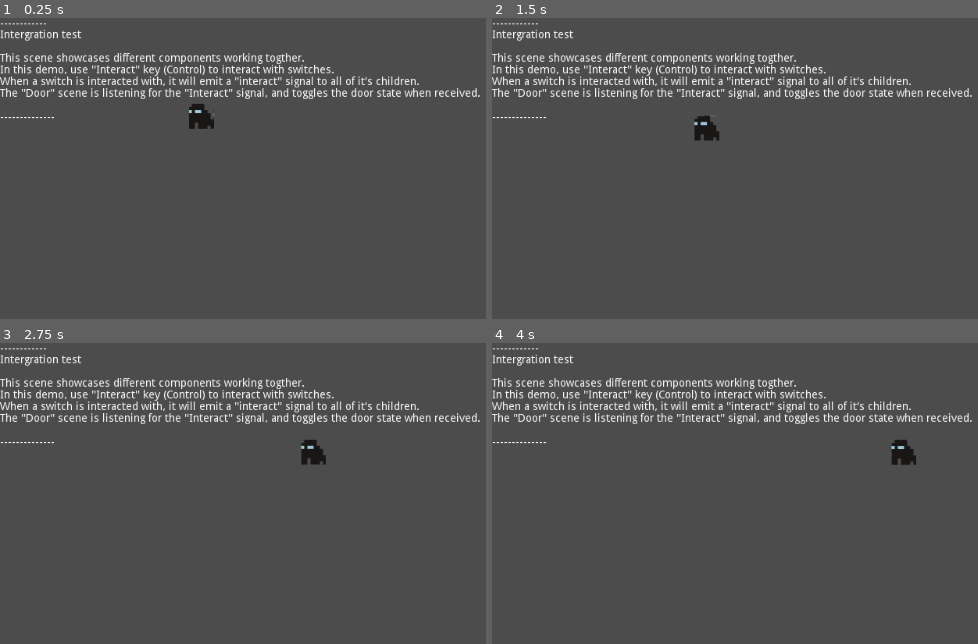
Above: before the commit, frames 1-4 (two rows, left to right).
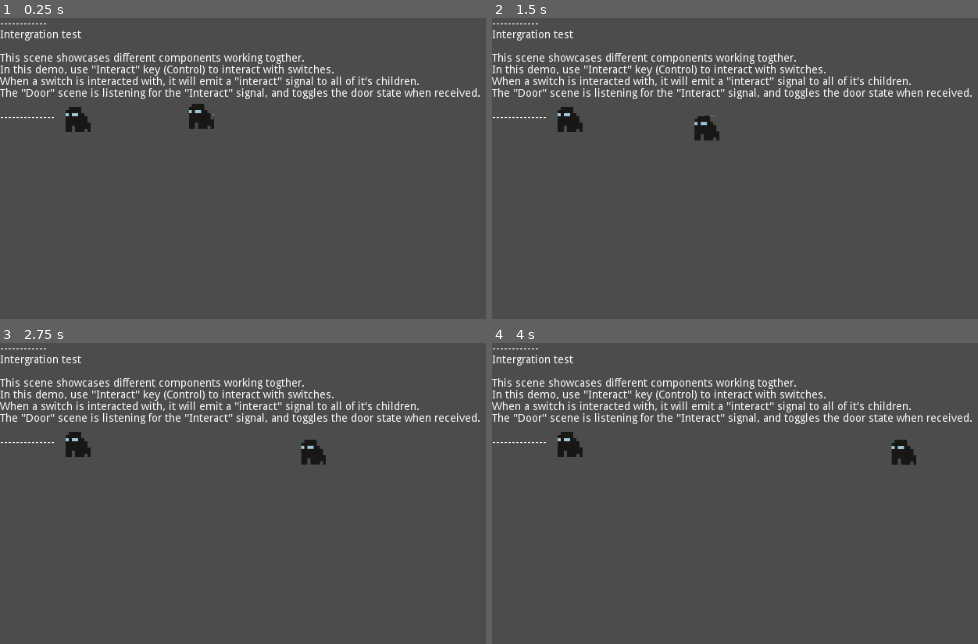
Above: after the commit, the same moments.

Repository: MxAshUp/godot-wild-jam-2
Game: Godot game, scene res://PrototypeScenes/GameplayIntegration/Test-1.tscn
The game is run twice, just before and just after one commit, with the same random seed, the same clock (stepped at 60 frames per second) and the same inputs. This scene is started directly instead of the project's main scene. The engine's default icon, where the game draws it, is replaced by a stand-in: a white triangle on a blue panel in a dark square.
Inputs:
- Up to frame 1 (0.25 s): no input
- Up to frame 2 (1.5 s): tap Ctrl (interact) at 0.6, 1.35 s; tap Space (jump) at 0.77 s
- Up to frame 3 (2.75 s): tap Space (jump) at 1.52 s; tap Ctrl (interact) at 2.1 s
- Up to frame 4 (4 s): tap Ctrl (interact) at 2.85, 3.6 s; tap Space (jump) at 3.02, 3.77 s

The runs differ from the first frame. In frame 1, 0.3% of the frame differs, in the area x 13-19%, y 29-38%; in frame 2, 0.3%; in frame 3, 0.3%; in frame 4, 0.3%.

Commit message:
added another guard to integration test

Diff:
--- a/PrototypeScenes/GameplayIntegration/Test-1.tscn
+++ b/PrototypeScenes/GameplayIntegration/Test-1.tscn
@@ -1,7 +1,7 @@
 [gd_scene load_steps=8 format=2]
 
-[ext_resource path="res://LevelComponents/Patrol.tscn" type="PackedScene" id=1]
-[ext_resource path="res://LevelComponents/Guard.tscn" type="PackedScene" id=2]
+[ext_resource path="res://LevelComponents/Guard.tscn" type="PackedScene" id=1]
+[ext_resource path="res://LevelComponents/Patrol.tscn" type="PackedScene" id=2]
 [ext_resource path="res://LevelComponents/Interactable.tscn" type="PackedScene" id=3]
 [ext_resource path="res://LevelComponents/Door.tscn" type="PackedScene" id=4]
 
@@ -24,10 +24,13 @@
 
 [node name="Node2D" type="Node2D"]
 
-[node name="Patrol" parent="." instance=ExtResource( 1 )]
+[node name="Guard" parent="." instance=ExtResource( 1 )]
+position = Vector2( 100, 130 )
+
+[node name="Patrol" parent="." instance=ExtResource( 2 )]
 position = Vector2( -10, 0 )
 
-[node name="Guard" parent="Patrol" instance=ExtResource( 2 )]
+[node name="Guard" parent="Patrol" instance=ExtResource( 1 )]
 position = Vector2( 280, 124 )
 
 [node name="Path2D" type="Path2D" parent="Patrol"]
